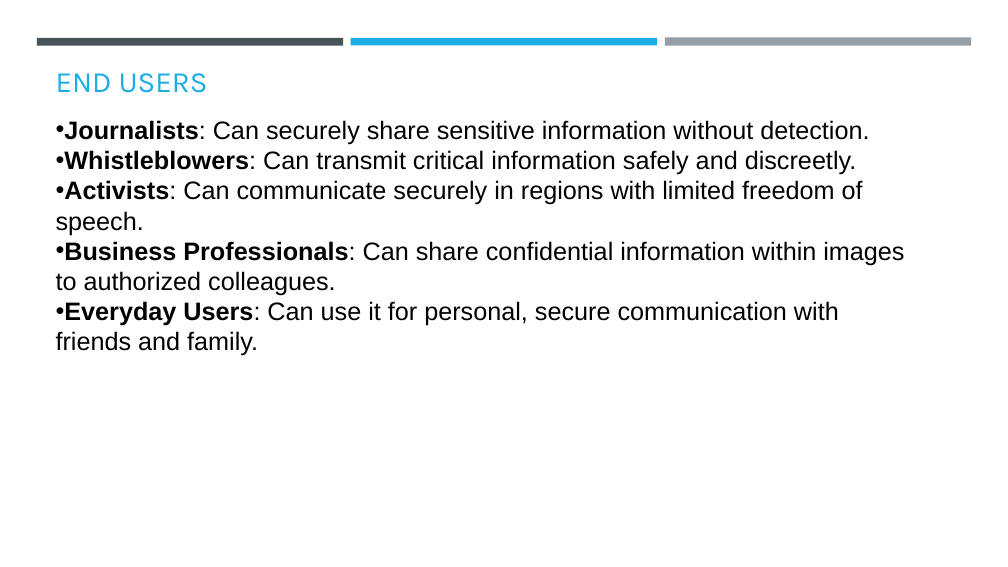
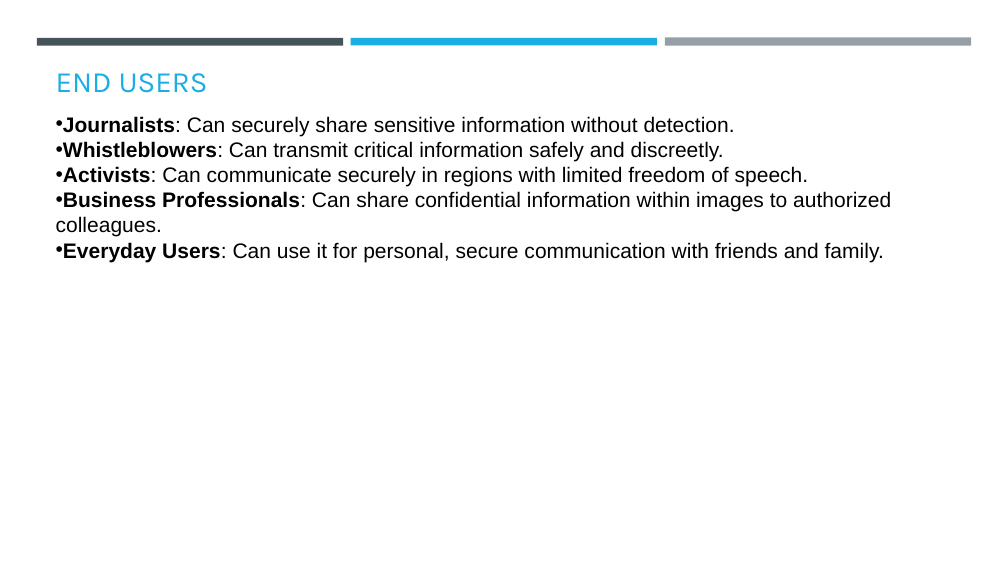
Before and after one commit to PrudhviSai990/Stegnography, a slide deck: slide 6 of Stegnography.pptx. Drawn at 1008x567 pixels with LibreOffice and Linux fonts; fonts in the diff are those of the drawing; background and template pictures are left out. Boxes give left, top, right and bottom in pixels: in the first picture for what was removed or moved away, otherwise in the second. Text is boxed around its words. In the diff, an @@ line names an element or a change of style, - is before the commit and + after.

```diff
--- a/Stegnography.pptx
+++ b/Stegnography.pptx
@@ text "Journalists: Can securely share sensitive ..." at (56,116,891,262): size 24 to 20 pt @@
```
Also in this commit, not shown: 5 other slides changed, 1 slide removed.
